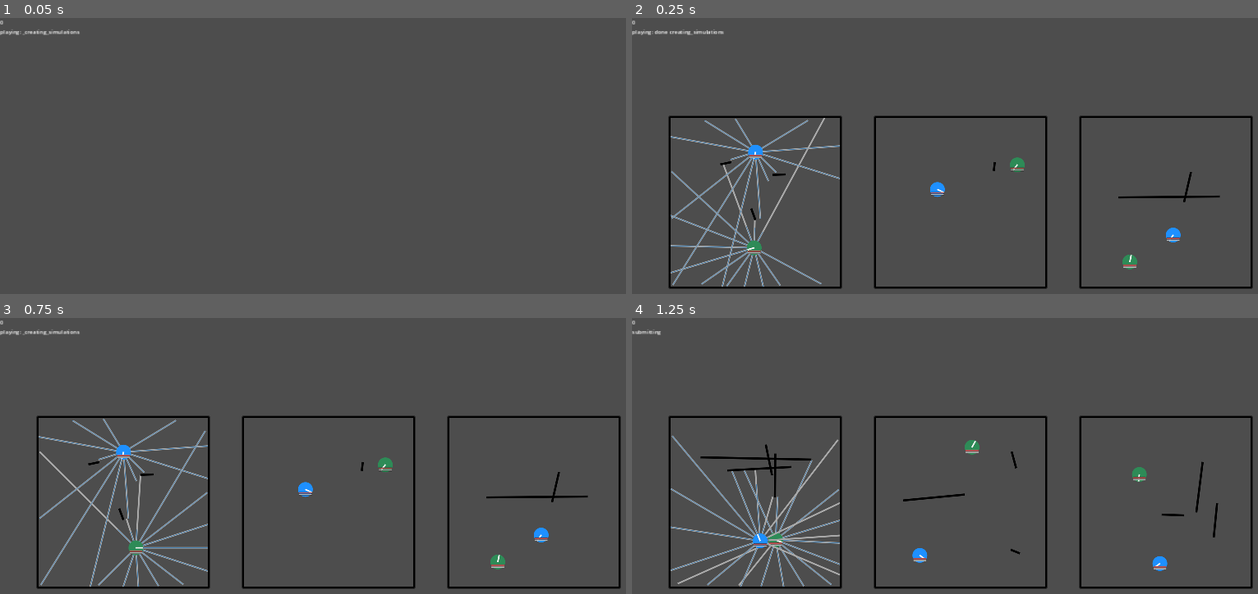
Above: before the commit, frames 1-4 (two rows, left to right).
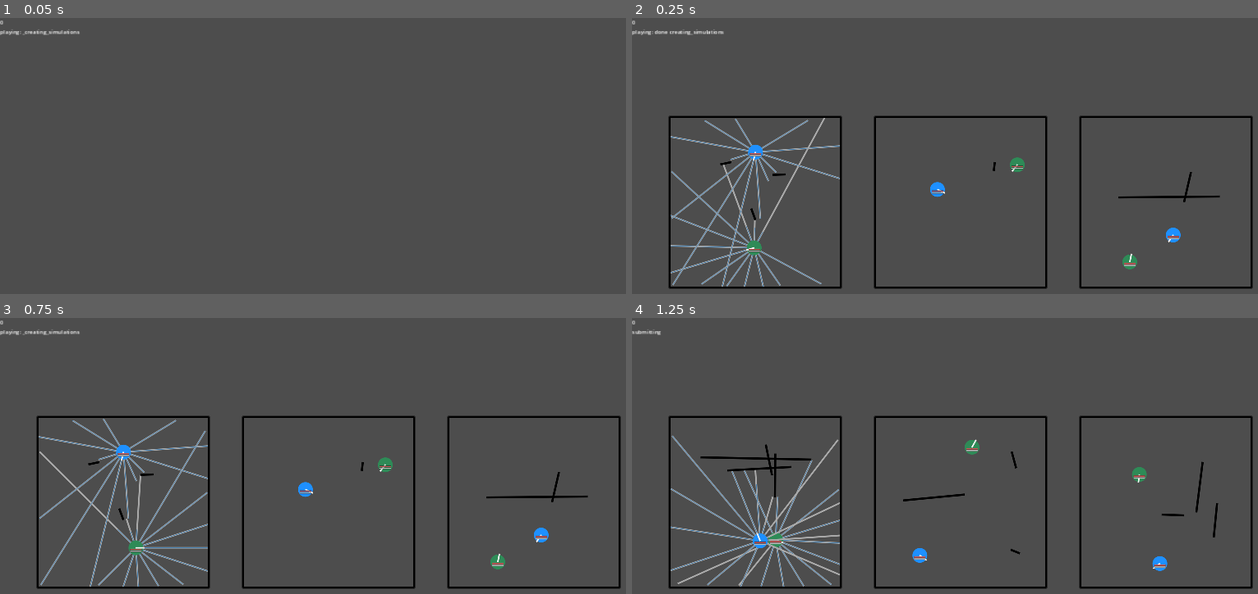
Above: after the commit, the same moments.

Repository: stokatyan/godot-ai
Game: Godot game, scene res://BattleRoyalGame/BREnv.tscn
The game is run twice, just before and just after one commit, with the same random seed, the same clock (stepped at 60 frames per second) and the same inputs.
Inputs:
- Up to frame 1 (0.05 s): no input
- Up to frame 2 (0.25 s): no input
- Up to frame 3 (0.75 s): tap Enter at 0.5 s; hold D from 0.53 s (still down); tap 2 at 0.6 s
- Up to frame 4 (1.25 s): keep holding D; tap Space at 0.77 s

Frame 1 is identical in both runs. In frame 2, 0.2% of the frame differs, in the area x 18-88%, y 48-91%; in frame 3, 0.2%; in frame 4, 0.2%, in the area x 19-86%, y 43-92%.
Error in both runs: Cannot call method 'poll' on a null value. (res://AI/AIServerTCP.gd:40)

Commit message:
improve ammo coloring

Diff:
--- a/godot-ai-client/BattleRoyalGame/BREnv.gd
+++ b/godot-ai-client/BattleRoyalGame/BREnv.gd
@@ -151,7 +151,7 @@
 		# Orientation
 		draw_line(
 			agent._position + offset,
-			agent._position + Vector2.from_angle(agent._rotation) * agent._radius + offset,
+			agent._position + Vector2.from_angle(agent._rotation) * agent._radius * 1.2 + offset,
 			Color.WHITE_SMOKE,
 			3,
 			true
@@ -167,10 +167,10 @@
 		)
 
 		# Health
-		var half_width = agent._radius * 0.9
+		var half_width = agent._radius * 0.8
 		var stat_root = Vector2(agent._position.x - half_width, agent._position.y)
 		stat_root += offset
-		stat_root.y += 10
+		stat_root.y += 5
 		draw_line(
 			stat_root,
 			stat_root + Vector2(2 * half_width, 0),
@@ -188,8 +188,10 @@
 
 		stat_root.y += 5
 		var ammo_percent = agent._current_ammo / agent._ammo_per_reload
+		var ammo_color = Color.GRAY
 		if agent._current_ammo == 0:
 			ammo_percent = 1.0 - agent._reload_delay_remaining/agent._reload_time
+			ammo_color = Color.DIM_GRAY
 		# Ammo
 		draw_line(
 			stat_root,
@@ -201,7 +203,7 @@
 		draw_line(
 			stat_root,
 			stat_root + Vector2(ammo_percent * 2 * half_width, 0),
-			Color.GRAY,
+			ammo_color,
 			2,
 			true
 		)
--- a/godot-ai-client/BattleRoyalGame/BRSimulation.gd
+++ b/godot-ai-client/BattleRoyalGame/BRSimulation.gd
@@ -402,7 +402,7 @@
 
 	if shoot_result.size() > 0:
 		var shoot_magnitude = shoot_result[0]
-		var hit_point = start + shoot_magnitude * shoot_query.motion
+		var hit_point = start + shoot_magnitude * shoot_query.motion + motion.normalized() * bullet_radius
 		shoot_query.transform = Transform2D(0, hit_point)
 		shoot_query.motion = Vector2.ZERO
 		shoot_query.margin = bullet_radius
